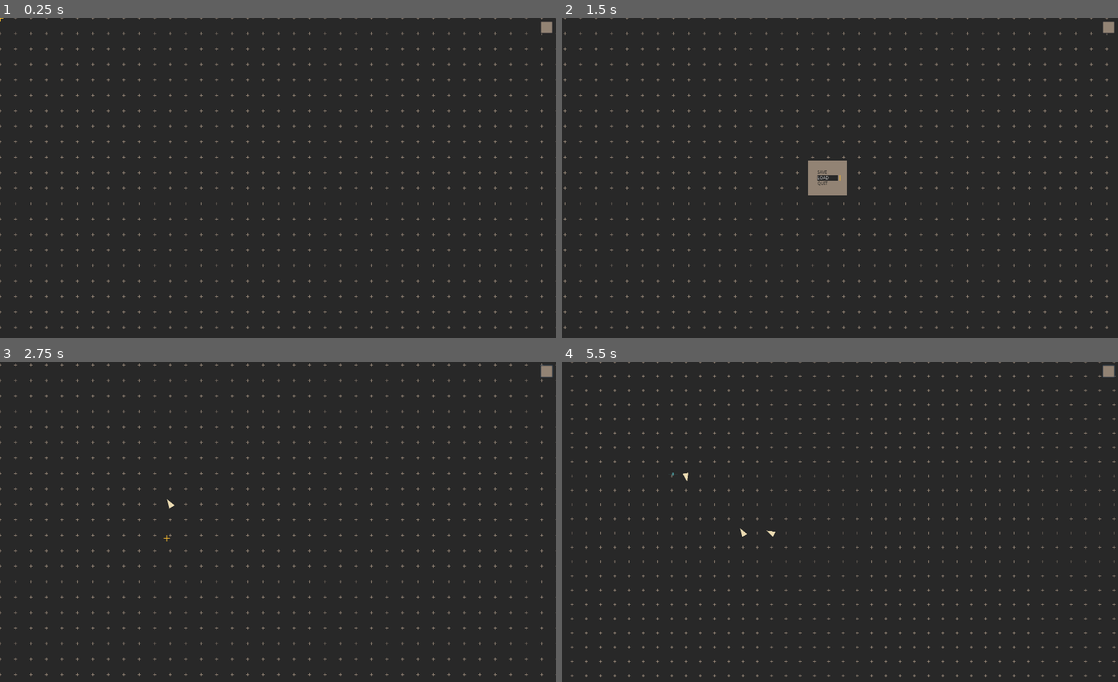
Above: before the commit, frames 1-4 (two rows, left to right).
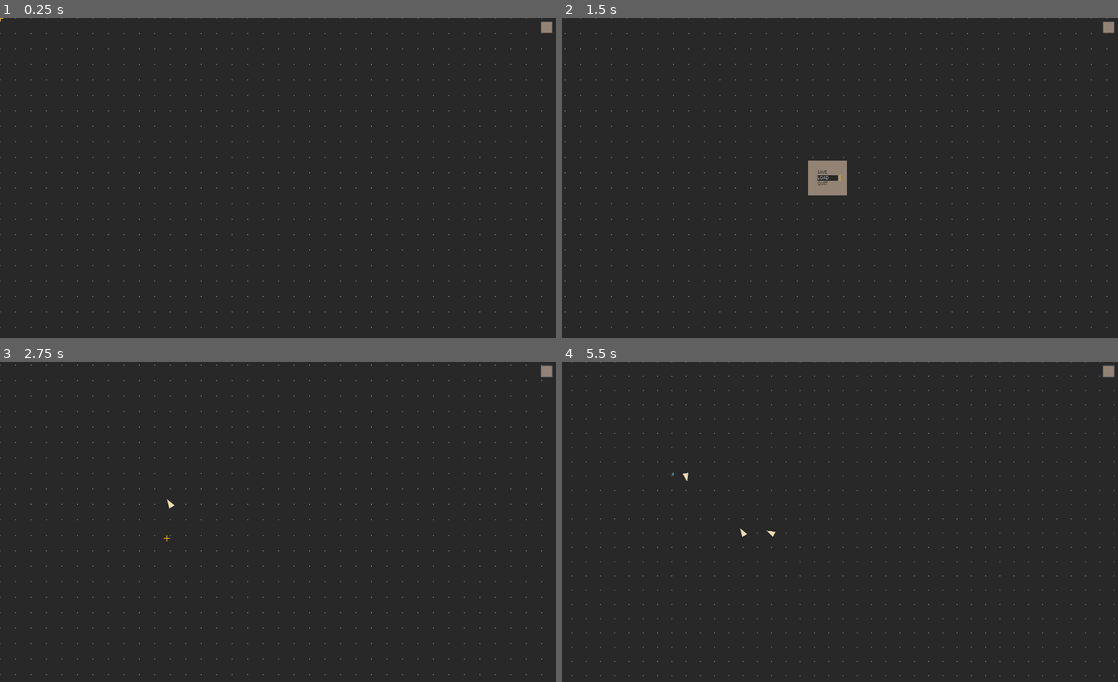
Above: after the commit, the same moments.

Repository: battw/does-compute-2
Game: Godot game, scene res://Main/Main.tscn
Same seed, same stepped clock (60 frames per second), same inputs: the game is played once before the commit and once after it.
Inputs (mouse positions are in pixels of both pictures, inside the frame that each line leads up to):
- Up to frame 1 (0.25 s): no input
- Up to frame 2 (1.5 s): click (1106, 27) at 0.5 s; tap Enter at 1.25 s; move the mouse to (840, 178) at 1.27 s; hold Right (right) from 1.28 s (still down); hold Right mouse button (change_mode) from 1.28 s (still down); click (840, 178) at 1.42 s
- Up to frame 3 (2.75 s): move the mouse to (166, 538) at 2.02 s; release Right (right) at 2.03 s; release Right mouse button (change_mode) at 2.03 s; hold Down (down) from 2.03 s (still down); click (166, 538) at 2.1 s
- Up to frame 4 (5.5 s): tap Space at 2.75 s; move the mouse to (734, 502) at 2.77 s; release Down (down) at 2.78 s; hold Right (right) 2.78-3.53 s; tap Mouse wheel up (zoom_in) at 2.85 s; click (734, 502) at 2.92 s; move the mouse to (695, 493) at 3.52 s; hold Up (up) 3.53-4.28 s; tap Mouse wheel down (zoom_out) at 3.6 s; click (695, 493) at 3.67 s; move the mouse to (695, 531) at 4.27 s; hold Right mouse button (change_mode) 4.28-5.03 s; hold Left (left) from 4.28 s (still down); click (695, 531) at 4.42 s; move the mouse to (673, 474) at 5.02 s; click (673, 474) at 5.1 s

The runs differ from the first frame. In frame 1, 1.9% of the frame differs, in the area x 0-100%, y 0-98%; in frame 2, 1.9%; in frame 3, 1.9%; in frame 4, 2.0%, in the area x 1-100%, y 0-99%.

Commit message:
added background texture

Diff:
--- a/Dot/Dot.tscn
+++ b/Dot/Dot.tscn
@@ -7,6 +7,7 @@
 radius = 6.0
 
 [node name="Dot" type="Node2D"]
+z_index = 11
 script = ExtResource( 1 )
 __meta__ = {
 "_edit_group_": true
--- a/Main/Main.tscn
+++ b/Main/Main.tscn
@@ -35,5 +35,12 @@
 "Savers",
 ]]
 
+[node name="Background" type="Sprite" parent="PlayArea"]
+centered = false
+region_enabled = true
+region_rect = Rect2( 0, 0, 1000, 1000 )
+
 [node name="UI" parent="." instance=ExtResource( 5 )]
+margin_right = 1796.0
+margin_bottom = 1035.0
 [connection signal="area_exited" from="PlayArea" to="PlayArea" method="exited"]
--- a/Main/PlayArea.gd
+++ b/Main/PlayArea.gd
@@ -2,6 +2,8 @@
 
 export var snap_grid_size = 50
 export var cross_scale = 1
+export var background_color = Color(.16, .16, .16)
+export var marker_color = Color(.5, .5, .5)
 
 var Cross = preload("res://Cross.tscn")
 
@@ -10,8 +12,10 @@
 	if d != null:
 		d.queue_free()
 
+
 func _ready():
-	_add_crosses()
+#	_add_crosses()
+	_create_background()
 
 func _add_crosses():
 	if self.snap_grid_size <= 0:
@@ -28,6 +32,27 @@
 			cross.position = Vector2(c * self.snap_grid_size, r * self.snap_grid_size)
 			self.add_child(cross)
 
+
+func _create_background():
+	var image = Image.new()
+	image.create(self.snap_grid_size, self.snap_grid_size, false, Image.FORMAT_RGB8)
+	image.fill(self.background_color)
+	image.lock()
+
+	image.set_pixel(0, 0, Color(1, 1, 1))
+	image.set_pixel(0, self.snap_grid_size - 1 , Color(1, 1, 1))
+	image.set_pixel(self.snap_grid_size - 1, 0, Color(1, 1, 1))
+	image.set_pixel(self.snap_grid_size - 1, self.snap_grid_size - 1 , Color(1, 1, 1))
+#		image.set_pixel(12, i , Color(1, 1, 1))
+
+	#image.fill(Color(1,1,1))
+	var texture = ImageTexture.new()
+	texture.create_from_image(image)
+	$Background.texture = texture
+	$Background.region_rect.size = $CollisionShape2D.shape.extents * 2
+
+
+
 func _out_of_bounds(local_pos):
 	var half_grid = self.snap_grid_size / 2
 	var play_size = 2 * $CollisionShape2D.shape.extents
